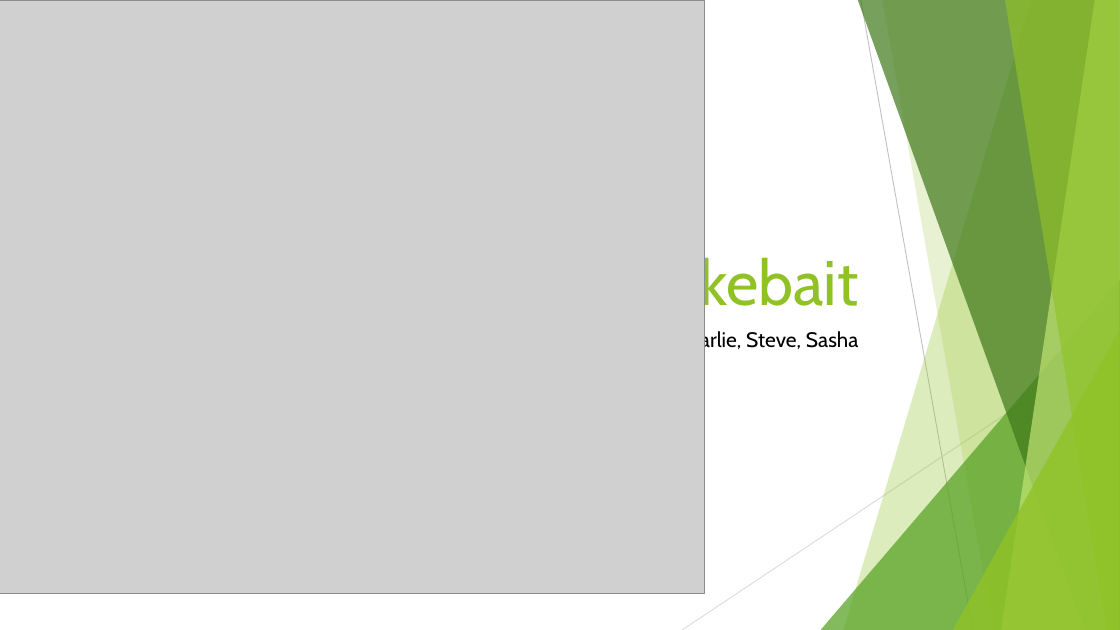
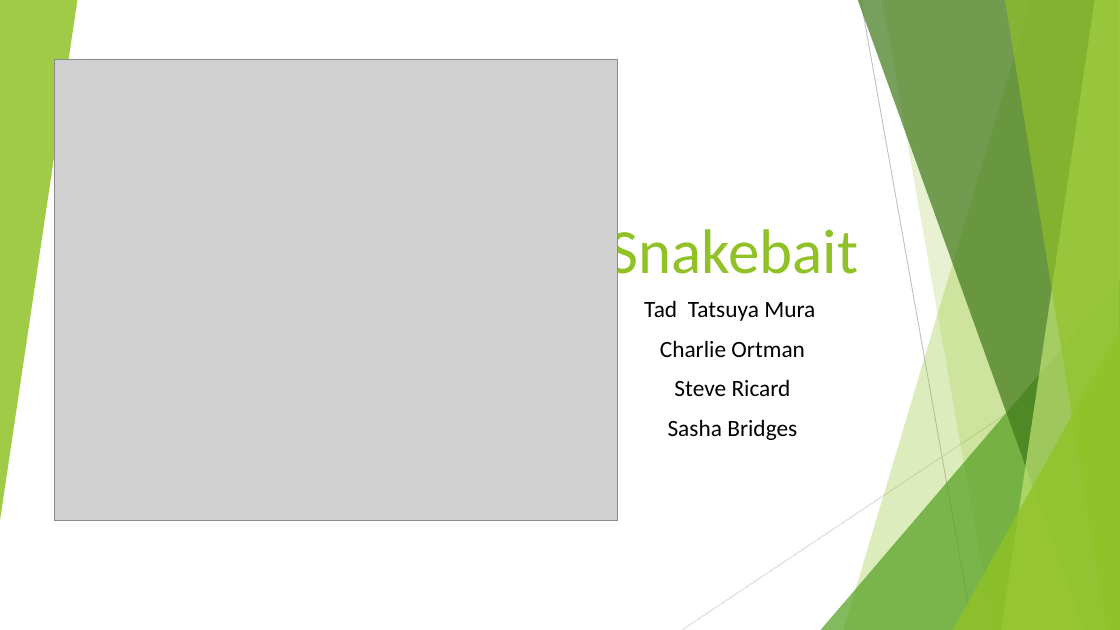
Before and after one commit to TedMur/SnakeBait, a slide deck: slide 1 of SnakeBitePresentation.pptx. Drawn at 1120x630 pixels with LibreOffice and Linux fonts; fonts in the diff are those of the drawing; grey boxes stand for pictures. Boxes give left, top, right and bottom in pixels: in the first picture for what was removed or moved away, otherwise in the second. Text is boxed around its words. In the diff, an @@ line names an element or a change of style, - is before the commit and + after.

```diff
--- a/SnakeBitePresentation.pptx
+++ b/SnakeBitePresentation.pptx
@@ picture: place and size @@
-picture at bbox=[0, 0, 705, 593]
+picture at bbox=[55, 60, 618, 521]
@@ title "Snakebait": place and size @@
-title "Snakebait" at bbox=[598, 252, 859, 320]
+title "Snakebait" at bbox=[609, 220, 858, 288]
@@ title "Snakebait" at bbox=[609, 220, 858, 288]: font Cabin to Calibri @@
@@ subtitle at bbox=[644, 300, 815, 440]: text changed; size 18 to 20 pt; font Cabin to Calibri @@
-Tad, Charlie, Steve, Sasha
+Tad Tatsuya Mura
+Charlie Ortman
+Steve Ricard
+Sasha Bridges
```
Also in this commit, not shown: 11 other slides changed.
